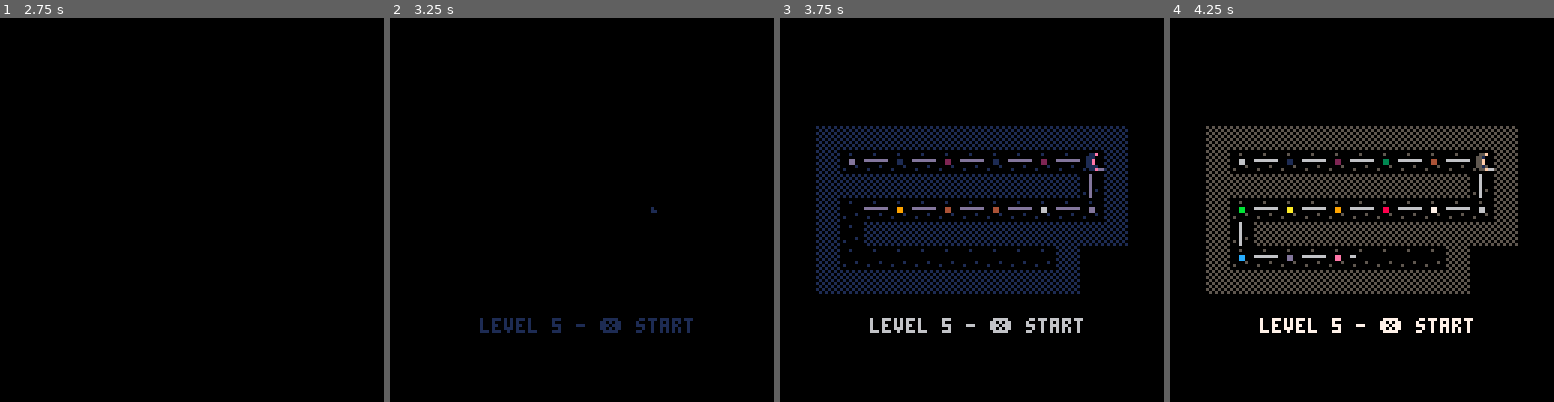
Above: before the commit, frames 1-4 (left to right).
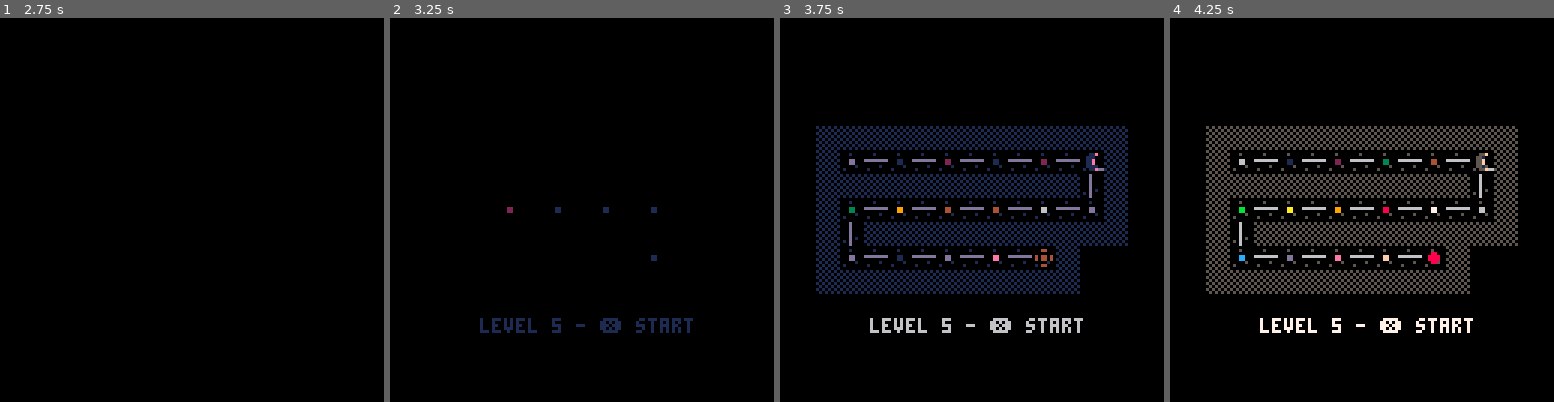
Above: after the commit, the same moments.

Repository: wesen/carts
Game: PICO-8 cartridge pico-go.p8
Same seed, same stepped clock (60 frames per second), same inputs: the game is played once before the commit and once after it.
Inputs:
- Up to frame 1 (2.75 s): tap X (X key) at 0.33, 1.07, 1.85 s; tap O (Z key) at 0.7, 1.7, 2.1, 2.5 s; hold Right 1.6-2.1 s; hold Up 2.15-2.42 s; hold Right from 2.47 s (still down)
- Up to frame 2 (3.25 s): tap O (Z key) at 2.9 s; tap X (X key) at 2.97 s; release Right at 3.03 s; hold Left from 3.08 s (still down)
- Up to frame 3 (3.75 s): tap O (Z key) at 3.3, 3.7 s; release Left at 3.58 s; hold Down from 3.63 s (still down)
- Up to frame 4 (4.25 s): release Down at 3.97 s; hold Right from 4.02 s (still down); tap X (X key) at 4.08 s; tap O (Z key) at 4.1 s

Frame 1 is identical in both runs. In frame 2, 0.1% of the frame differs, in the area x 30-70%, y 49-64%; in frame 3, 0.4%, in the area x 17-72%, y 49-65%; in frame 4, 0.2%.

Commit message:
Have metalevel load be instanteneous

Diff:
--- a/pico-go.p8
+++ b/pico-go.p8
@@ -181,7 +181,9 @@
   repeat
    for s in all(sprs) do
     obj.spr=s
-    wait_for(d)
+    if d>0 then
+     wait_for(d)
+    end
    end
   until (not loop) or obj.destroyed or obj.stop_anim
   cb()
@@ -291,11 +293,11 @@
 -->8
 -- board, config, constants
 arrow_animation_speed=0.3
-init_animation_speed=0.15
-init_link_animation_speed=0.05
-
-init_animation_speed=0
-init_link_animation_speed=0
+init_animation_speed=0.05
+init_link_animation_speed=0.02
+
+-- init_animation_speed=0
+-- init_link_animation_speed=0
 
 start_screen_music=0
 start_screen_sfx=4
@@ -1229,8 +1230,16 @@
 function class_game:play_metalevel()
  if not dbg_skip_metalevel then
   music(metalevel_music,music_fade_duration)
+
+  local t1=init_animation_speed
+  local t2=init_link_animation_speed
+  init_animation_speed=0
+  init_link_animation_speed=0
   self.is_metalevel=true
   wait_for_cr(self:play_game_metalevel())
+  init_animation_speed=t1
+  init_link_animation_speed=t2
+
   if self:is_win() then
    wait_for_cr(fade())
    return true
Not shown, changed: the music (__music__) section of pico-go.p8
Not shown, changed: the sound effects (__sfx__) section of pico-go.p8
